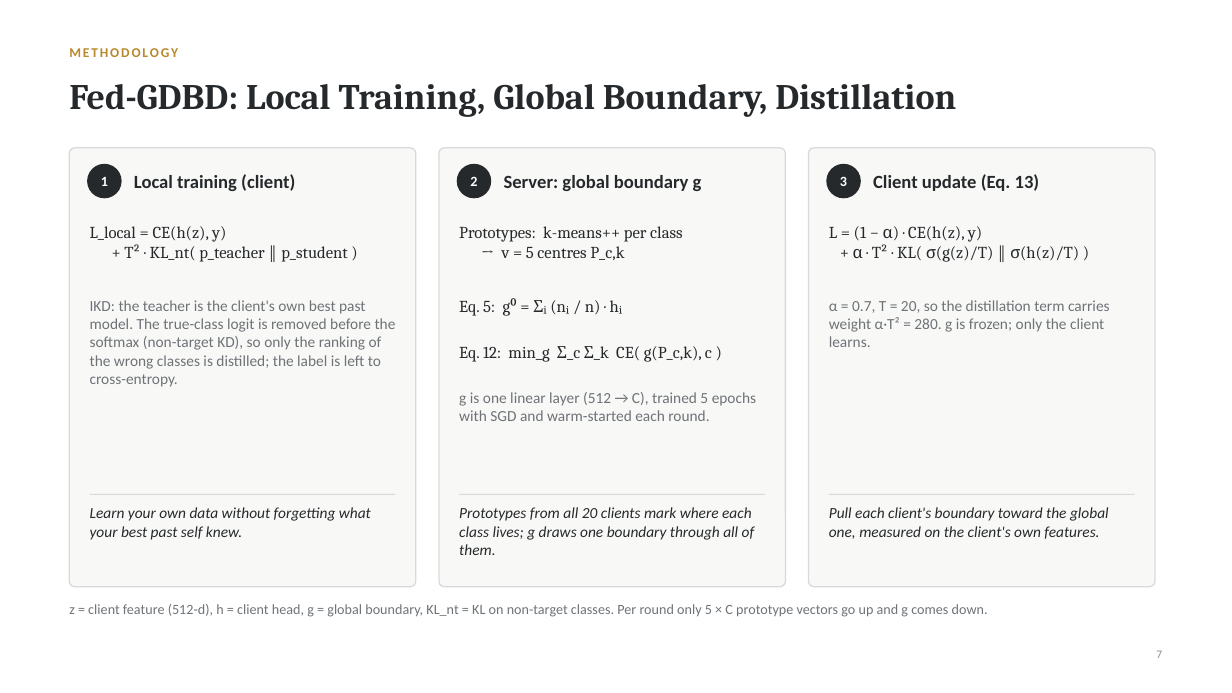
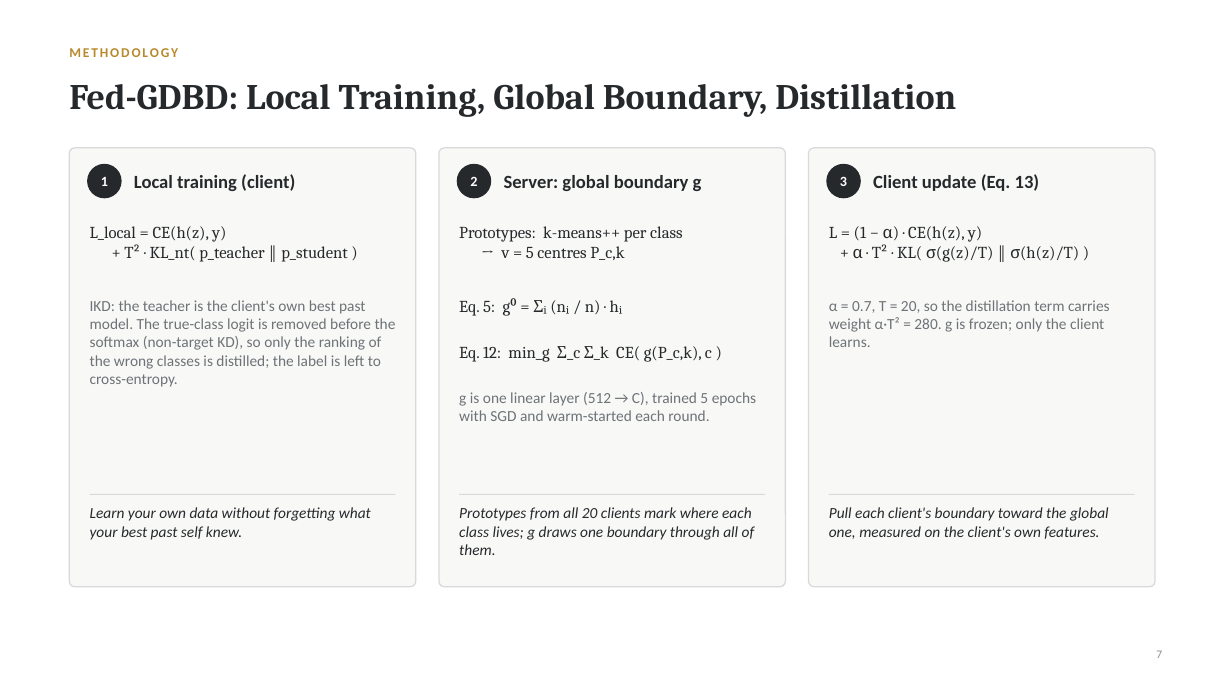
Before and after one commit to md25052007/Fed-GDBD-for-HtFL, a slide deck: slide 7 of presentation/Fed-GDBD_Final_Evaluation.pptx. Drawn at 1232x693 pixels with LibreOffice and Linux fonts; fonts in the diff are those of the drawing. Boxes give left, top, right and bottom in pixels: in the first picture for what was removed or moved away, otherwise in the second. Text is boxed around its words. In the diff, an @@ line names an element or a change of style, - is before the commit and + after.

```diff
--- a/presentation/Fed-GDBD_Final_Evaluation.pptx
+++ b/presentation/Fed-GDBD_Final_Evaluation.pptx
@@ text removed at <box>69,604,988,617</box> @@
-z = client feature (512-d), h = client head, g = global boundary, KL_nt = KL on non-target classes. Per round only 5 × C prototype vectors go up and g comes down.
```
Also in this commit, not shown: 12 other slides changed, 9 other files.
